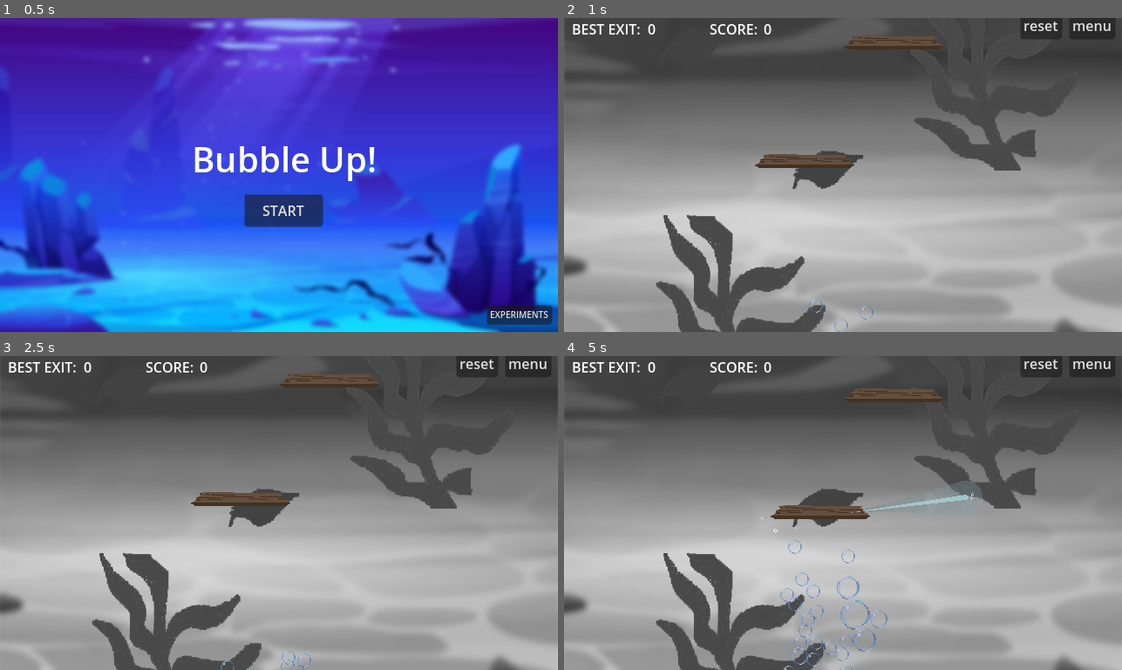
Above: before the commit, frames 1-4 (two rows, left to right).
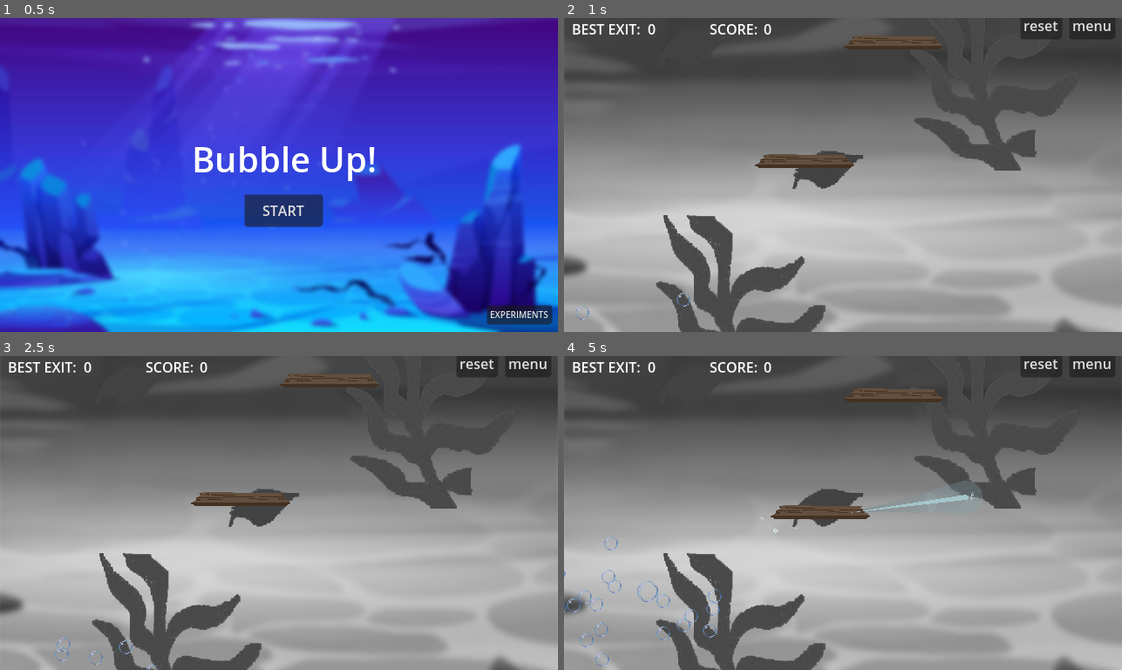
Above: after the commit, the same moments.

Repository: outrightmental/ggj25-bubble-up
Game: Godot game, scene res://scenes/main.tscn
The game is run twice, just before and just after one commit, with the same random seed, the same clock (stepped at 60 frames per second) and the same inputs.
Inputs (mouse positions are in pixels of both pictures, inside the frame that each line leads up to):
- Up to frame 1 (0.5 s): no input
- Up to frame 2 (1 s): click "START" at 0.5 s
- Up to frame 3 (2.5 s): click "menu" at 1.25 s; click "START" at 2 s
- Up to frame 4 (5 s): click "reset" at 2.75 s; move the mouse to (965, 497) at 3.52 s; click (965, 497) at 3.6 s; drag from (731, 528) to (965, 497) at 4.27 s

Frame 1 is identical in both runs. In frame 2, 0.1% of the frame differs, in the area x 2-56%, y 87-100%; in frame 3, 0.2%; in frame 4, 1.0%, in the area x 0-58%, y 57-100%.

Commit message:
stable but wrong

Diff:
--- a/scenes/levels/demo.gd
+++ b/scenes/levels/demo.gd
@@ -12,8 +12,7 @@
 	timer.wait_time = camera_position_recompute_interval
 	timer.connect("timeout", Callable(self, "_on_timer_timeout"))
 	timer.start()
-	SignalBus.update_score.emit(0)
-	SignalBus.update_wasted_air_mass.emit(0)
+	SignalBus.reset_game.emit()
 
 
 func _on_timer_timeout():
--- a/scenes/levels/demo.tscn
+++ b/scenes/levels/demo.tscn
@@ -96,11 +96,11 @@
 [node name="Timer" type="Timer" parent="."]
 
 [node name="BubbleEmitter" type="Node2D" parent="."]
-position = Vector2(307, 3407)
+position = Vector2(-23, 3392)
 script = ExtResource("3_t4t02")
 spawn_rate = 20.0
 max_bubbles = 50
-spread_x = 50
+spread_x = 200
 spread_y = 50
 
 [node name="Obstacles" type="Node2D" parent="."]
--- a/signal_bus.gd
+++ b/signal_bus.gd
@@ -4,6 +4,7 @@
 signal bubble_exit(mass: float)
 signal bubble_spawn(mass: float)
 signal bubble_vanish(mass: float)
+signal reset_game
 signal update_score(score: float)
 signal update_total_air_mass(mass: float)
 signal update_wasted_air_mass(mass: float)
@@ -15,37 +16,39 @@
 @onready var air_exit_masses: Array[float] = []
 
 
-#func bubble_spawn(mass:float):
-	#air_total_mass += mass
-	#emit_signal(BUBBLE_SPAWN, mass)
-	#_recompute_score()
-#
-#
-#func bubble_vanish(mass:float):
-	#air_vanished_mass += mass
-	#emit_signal(BUBBLE_VANISH, mass)
-	#_recompute_score()
-#
-#
-#func bubble_exit(mass:float):
-	#air_exit_masses.append(mass)
-	#emit_signal(BUBBLE_EXIT, mass)
-	#_recompute_score()
-#
-#
-#func update_score(score:float):
-	#emit_signal(UPDATE_SCORE, score)
-#
-#
-#func update_wasted_air_mass(mass:float):
-	#emit_signal(UPDATE_WASTED_AIR_MASS, mass)
+func _ready() -> void:
+	reset_game.connect(_do_reset_game)
+	bubble_spawn.connect(_do_bubble_spawn)
+	bubble_vanish.connect(_do_bubble_vanish)
+	bubble_exit.connect(_do_bubble_exit)
 
 
-# func _recompute_score():
-# 	var exited_mass:float = 0
-# 	for e in air_exit_masses:
-# 		exited_mass += e
-# 	var score:float = air_exit_masses.max() if air_exit_masses.size() > 0 else 0
-# 	emit_signal(UPDATE_SCORE, score)
-# 	emit_signal(UPDATE_WASTED_AIR_MASS, air_vanished_mass + exited_mass - score)
-# 	emit_signal(UPDATE_TOTAL_AIR_MASS, air_total_mass)
+func _do_reset_game() -> void:
+	update_score.emit(0)
+	update_total_air_mass.emit(0)
+	update_wasted_air_mass.emit(0)
+
+
+func _do_bubble_spawn(mass:float):
+	air_total_mass += mass
+	_recompute_score()
+
+
+func _do_bubble_vanish(mass:float):
+	air_vanished_mass += mass
+	_recompute_score()
+
+
+func _do_bubble_exit(mass:float):
+	air_exit_masses.append(mass)
+	_recompute_score()
+
+
+func _recompute_score():
+	var exited_mass:float = 0
+	for e in air_exit_masses:
+		exited_mass += e
+	var score:float = air_exit_masses.max() if air_exit_masses.size() > 0 else 0
+	update_score.emit(score)
+	update_wasted_air_mass.emit(air_vanished_mass + exited_mass - score)
+	update_total_air_mass.emit(air_total_mass)
